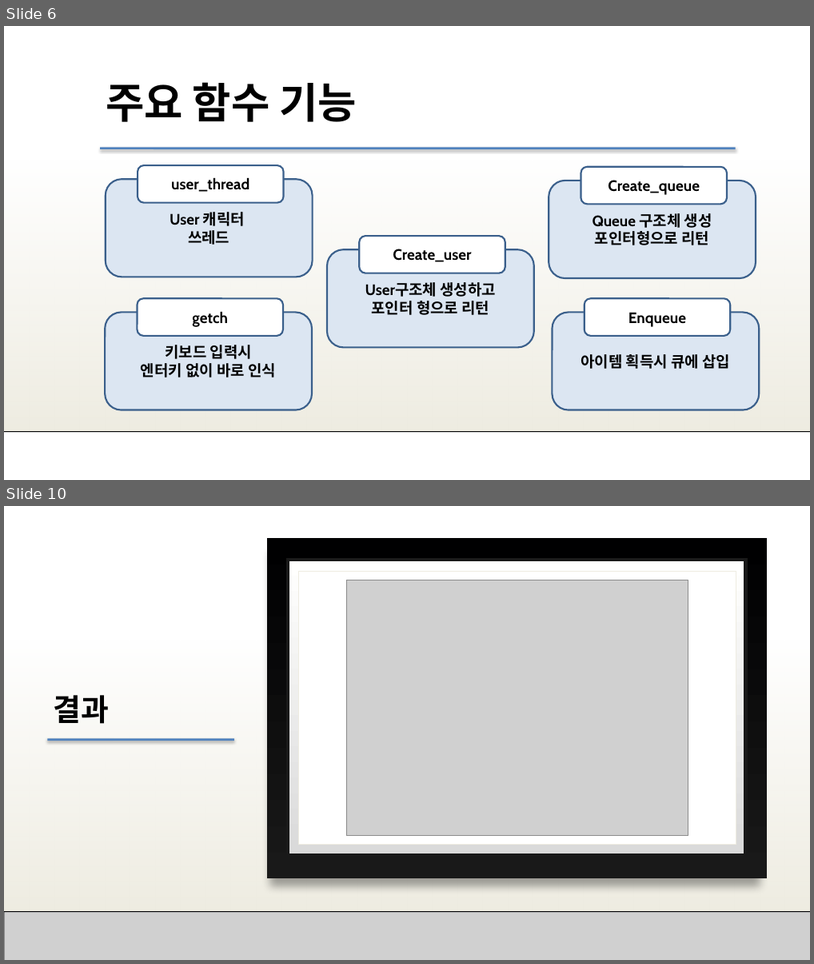
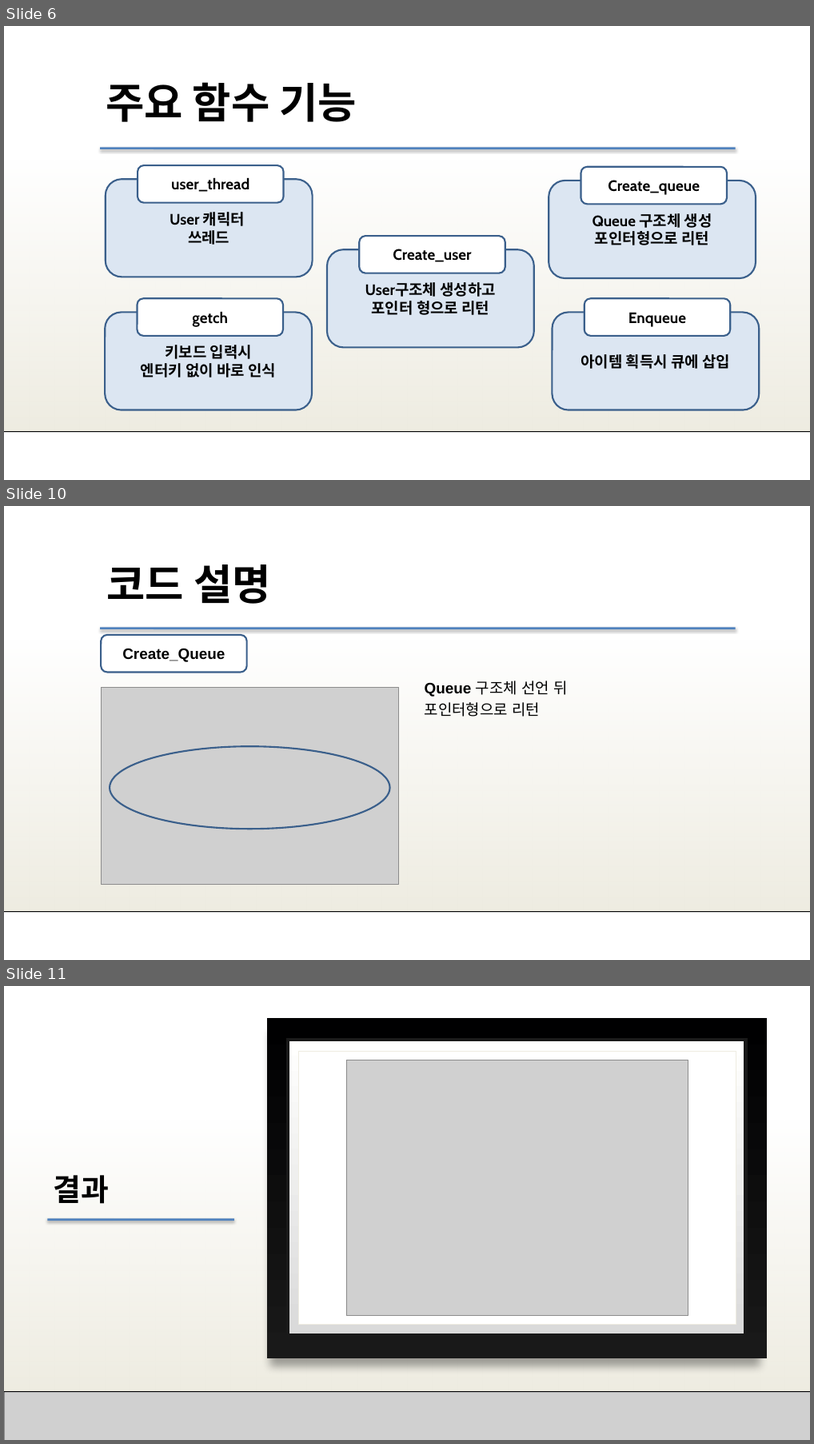
Before and after one commit to SHyoJun/finaltest, a slide deck: Queue+Thread.pptx. Shown one above the other, each under a label of ours: slides 6 and 10 before the commit, slides 6, 10 and 11 after it; the slides between them are not shown. The pictures are 814x964 and 814x1444 pixels, drawn with LibreOffice and Linux fonts; fonts in the diff are those of the drawing; grey boxes stand for pictures; background and template pictures are left out. Boxes give left, top, right and bottom in pixels: in the first picture for what was removed or moved away, otherwise in the second. Text is boxed around its words. In the diff, an @@ line names an element or a change of style, - is before the commit and + after.

```diff
--- a/Queue+Thread.pptx
+++ b/Queue+Thread.pptx
@@ slide 10 added at (x1=4, y1=506, x2=810, y2=960), background #FFFFFF; not listed: 3 template elements that a slide beside it also shows @@
@@ text added at (x1=107, y1=564, x2=271, y2=604), 50 pt, text #000000, bold @@
+코드 설명
@@ rounded rectangle added at (x1=101, y1=635, x2=246, y2=672), fill #FFFFFF, outline #3A5F8C 2 pt, 18 pt, text #000000, bold @@
+Create_Queue
@@ picture added at (x1=101, y1=688, x2=398, y2=884) @@
@@ text added at (x1=425, y1=680, x2=567, y2=716), 18 pt, text #000000 @@
+Queue 구조체 선언 뒤
+포인터형으로 리턴
@@ ellipse added at (x1=110, y1=746, x2=390, y2=828), outline #3A5F8C 2 pt @@
@@ what was slide 10 is now slide 11 @@
```
Also in this commit, not shown: 3 slides changed, 2 other slides added, 2 slides removed.
